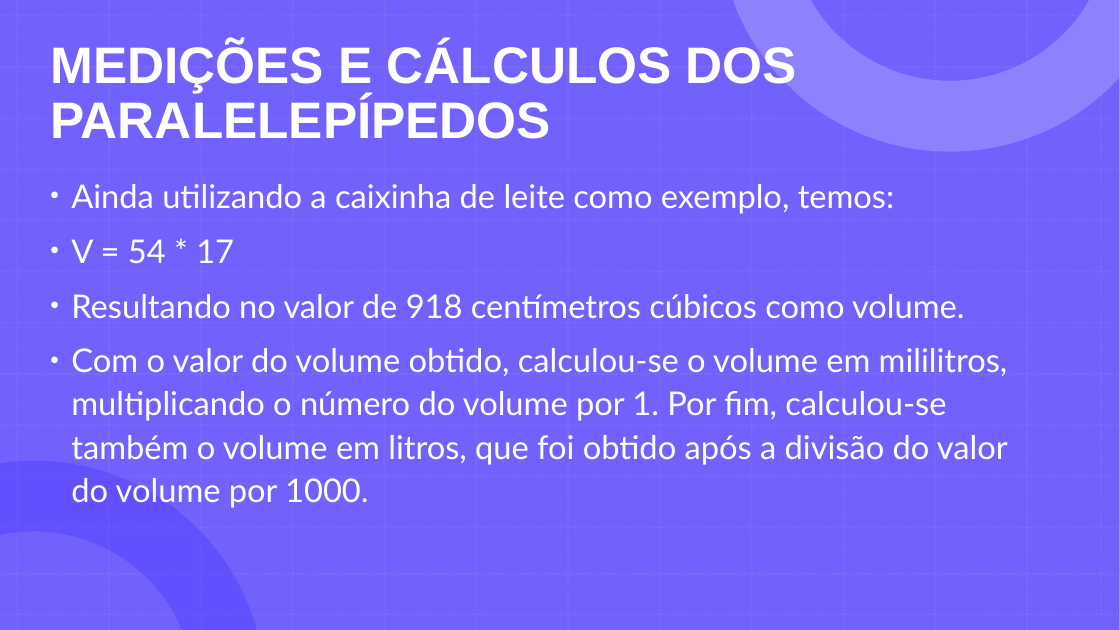
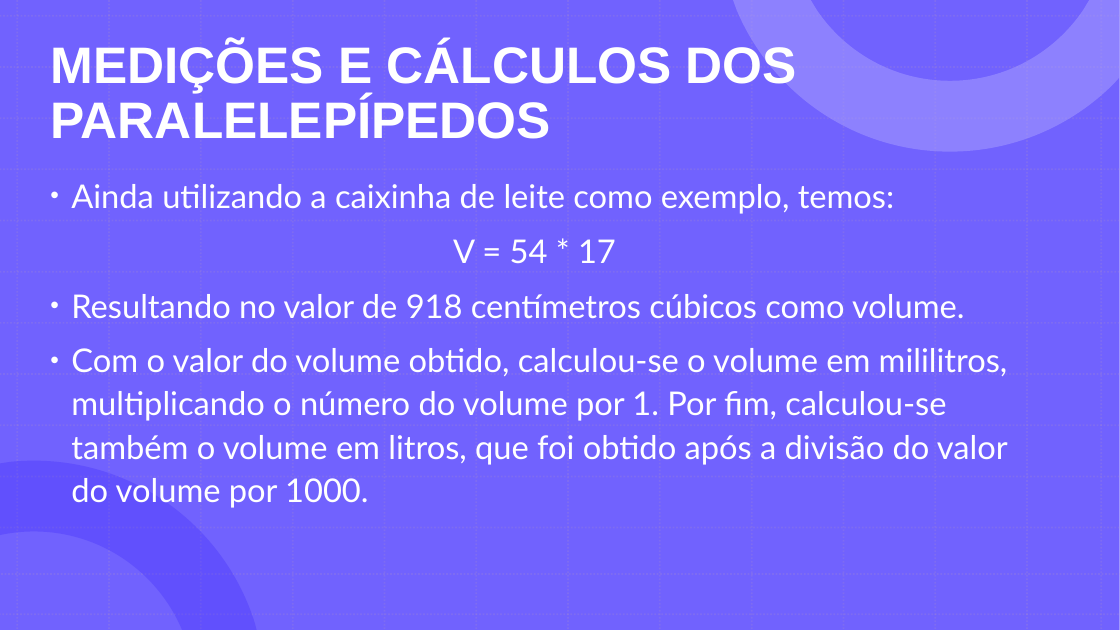
Before and after one commit to GabrielDSS0/ETEC-Coisas-Escolares, a slide deck: slide 25 of 1 etim ds 2022/EAMT/Trabalho Acadêmico/Relatório (a importância dos ecopontos)/A importância da separação dos recicláveis 3/Ecopontos - EAMT.pptx (slide 26 before the commit). Drawn at 1120x630 pixels with LibreOffice and Linux fonts; fonts in the diff are those of the drawing. Boxes give left, top, right and bottom in pixels: in the first picture for what was removed or moved away, otherwise in the second. Text is boxed around its words. In the diff, an @@ line names an element or a change of style, - is before the commit and + after.

```diff
--- a/1 etim ds 2022/EAMT/Trabalho Acadêmico/Relatório (a importância dos ecopontos)/A importância da separação dos recicláveis 3/Ecopontos - EAMT.pptx
+++ b/1 etim ds 2022/EAMT/Trabalho Acadêmico/Relatório (a importância dos ecopontos)/A importância da separação dos recicláveis 3/Ecopontos - EAMT.pptx
@@ text at [453,239,616,263]: alignment left to centre; bullet • to none @@
```
Also in this commit, not shown: 2 other slides changed, 2 slides removed, 4 other files.
